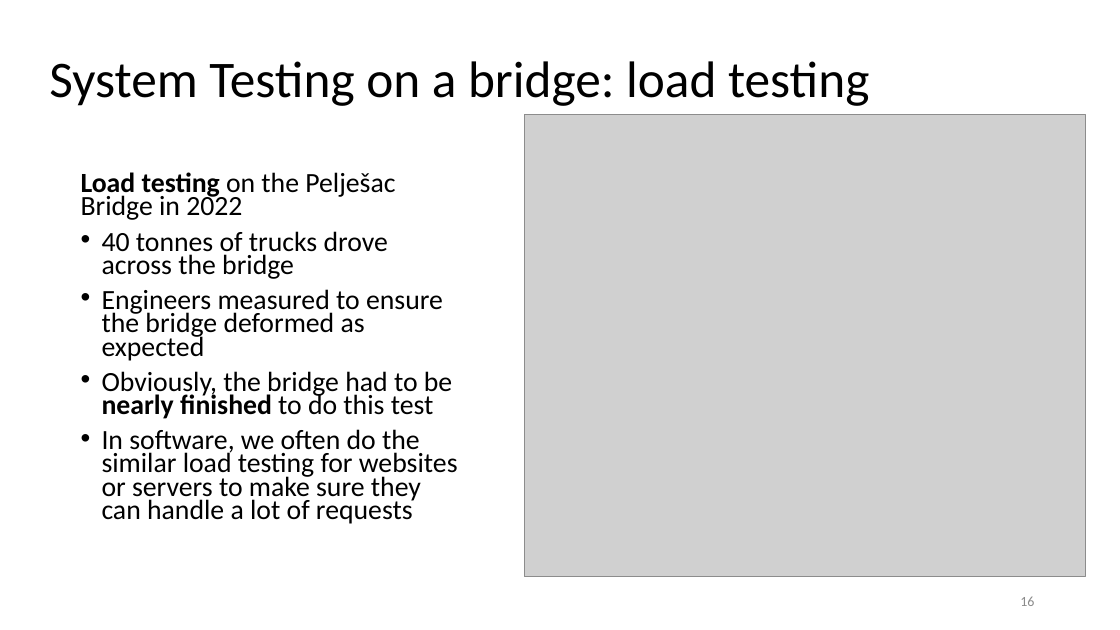
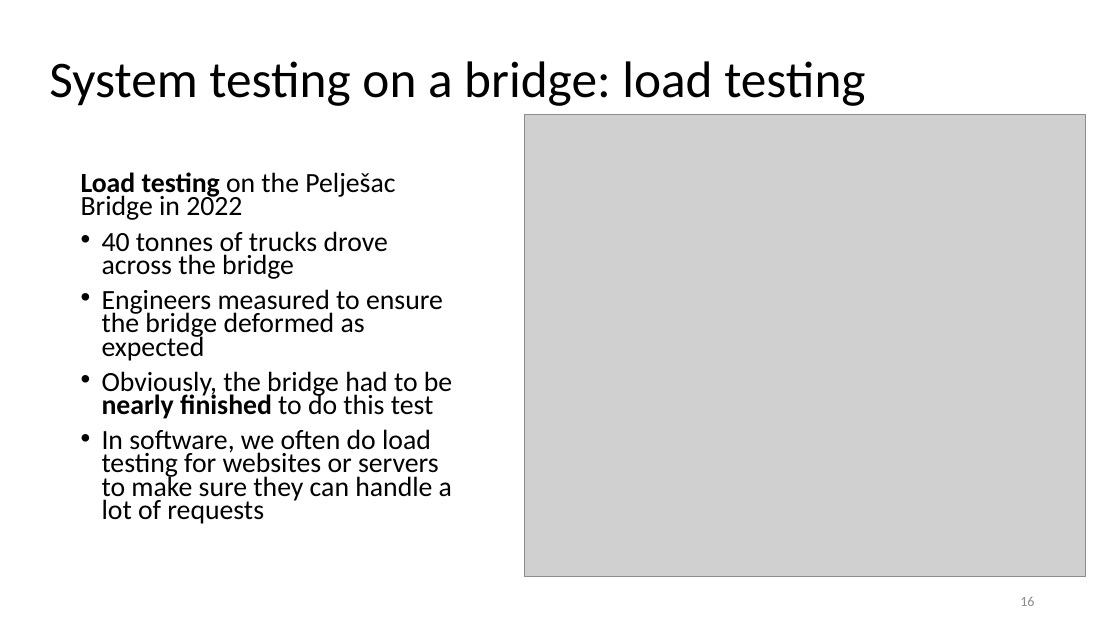
Before and after one commit to tjd1234/cmpt135spring2024, a slide deck: slide 16 of sample_code/week2/week2_cmpt135.pptx. Drawn at 1120x630 pixels with LibreOffice and Linux fonts; fonts in the diff are those of the drawing; grey boxes stand for pictures. Boxes give left, top, right and bottom in pixels: in the first picture for what was removed or moved away, otherwise in the second. Text is boxed around its words. In the diff, an @@ line names an element or a change of style, - is before the commit and + after.

```diff
--- a/sample_code/week2/week2_cmpt135.pptx
+++ b/sample_code/week2/week2_cmpt135.pptx
@@ title at bbox=[49, 61, 865, 106]: text changed @@
-System Testing on a bridge: load testing
+System testing on a bridge: load testing
@@ text at bbox=[102, 429, 452, 524]: text changed @@
-• In software, we often do the similar load testing for websites or servers to make sure they can handle a lot of requests
+• In software, we often do load testing for websites or servers to make sure they can handle a lot of requests
```
Also in this commit, not shown: 15 other slides changed, 20 slides added, 5 other files.
